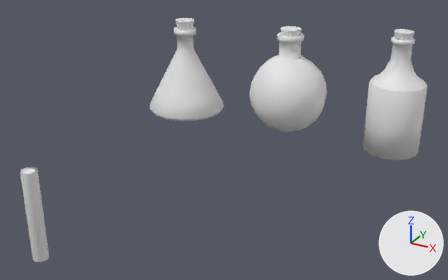
Renders of the Blender file BlenderFiles/Props/prop_drafting.blend from each side of a commit.
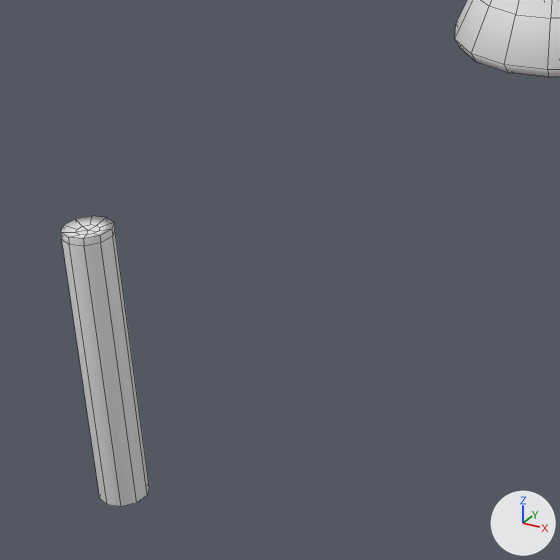
There are two pictures of each version: one whole from a camera (50 mm lens) standing at (8.46, -7.59, 6.34) and looking at (2.29, 3.62, 0.73), one close up on the part from 0% to 41% of the width and 34% to 100% of the height. The axes (+X, +Y, +Z) are drawn at lower right. The lights are the same throughout. The close-ups show mesh edges as thin lines.
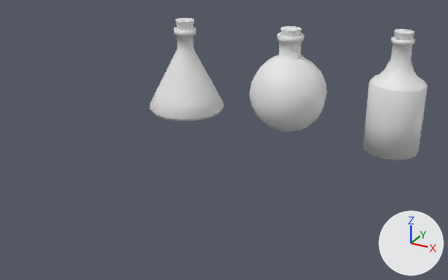
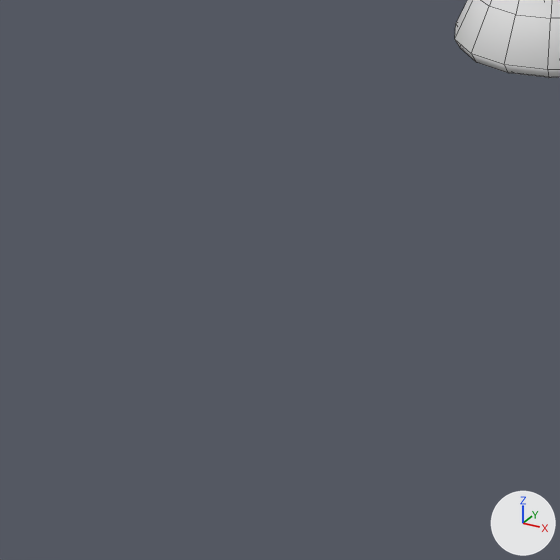
The change, as JSON lines over the scene's bpy script:
```json
{"op": "add", "block": "ob_cylinder_001", "code": "ob_cylinder_001.hide_set(True)"}
```

Pixel boxes [x1, y1, x2, y2] of what changed, in the close-ups (560 x 560 px):
```json
{"object": "Cylinder.001", "change": "hidden", "before": [61, 216, 149, 507]}
```
